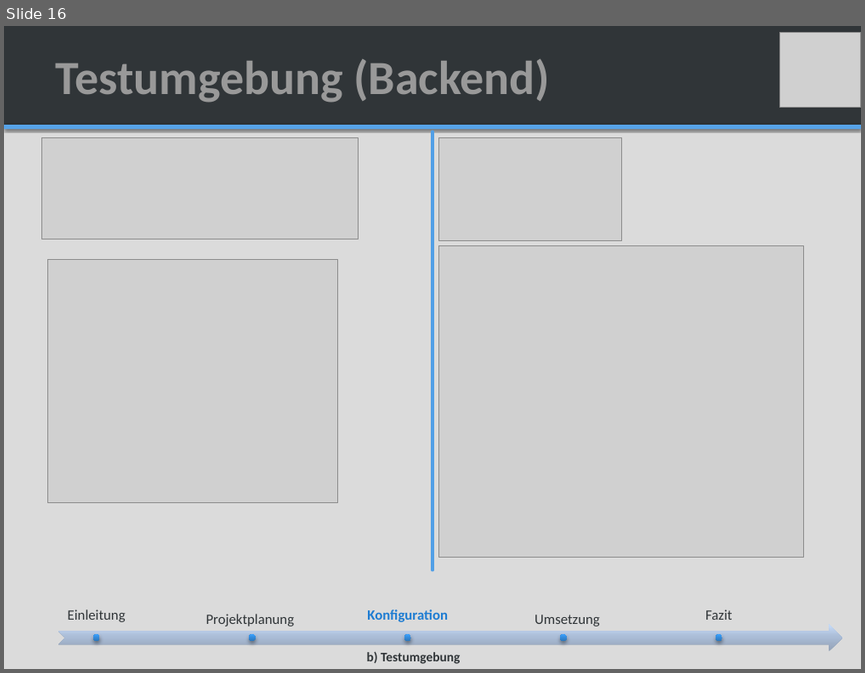
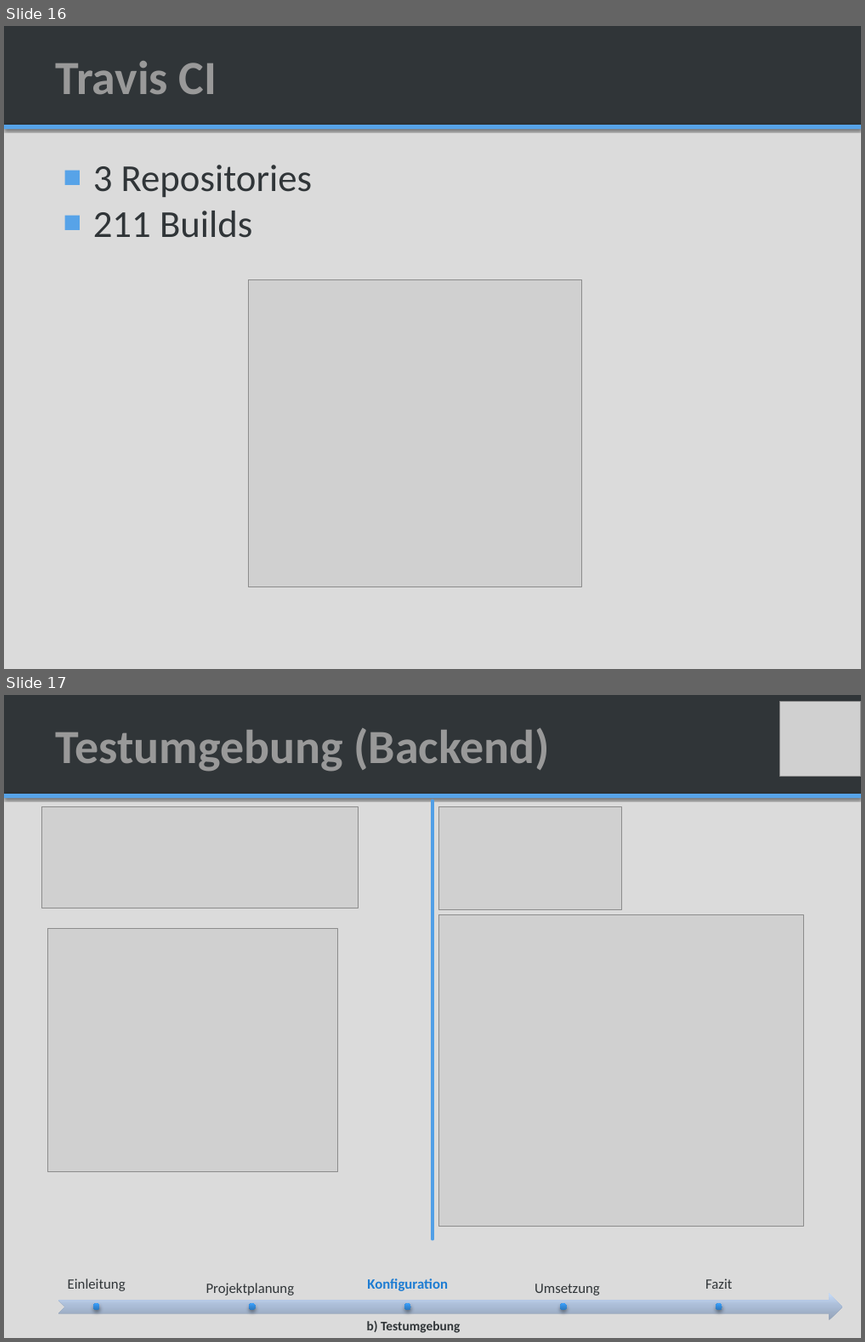
Before and after one commit to SAS-Systems/Unveiled-Documentation, a slide deck: Unveiled_MidtermPresentation_V1.0.pptx. Shown one above the other, each under a label of ours: slide 16 before the commit, slides 16 and 17 after it. The pictures are 865x673 and 865x1342 pixels, drawn with LibreOffice and Linux fonts; fonts in the diff are those of the drawing; grey boxes stand for pictures; background and template pictures are left out. Boxes give left, top, right and bottom in pixels: in the first picture for what was removed or moved away, otherwise in the second. Text is boxed around its words. In the diff, an @@ line names an element or a change of style, - is before the commit and + after.

```diff
--- a/Unveiled_MidtermPresentation_V1.0.pptx
+++ b/Unveiled_MidtermPresentation_V1.0.pptx
@@ slide 16 added at (x1=4, y1=26, x2=861, y2=669), background #DBDBDB; not listed: 2 template elements that a slide beside it also shows @@
@@ title added at (x1=55, y1=61, x2=217, y2=94), 40 pt, text #999999, bold @@
+Travis CI
@@ text added at (x1=93, y1=165, x2=313, y2=238), 32 pt, text #303538 @@
+■ 3 Repositories
+■ 211 Builds
@@ picture added at (x1=248, y1=279, x2=581, y2=586) @@
@@ what was slide 16 is now slide 17 @@
```
Also in this commit, not shown: 4 slides changed, 3 other slides added, 5 other files.
